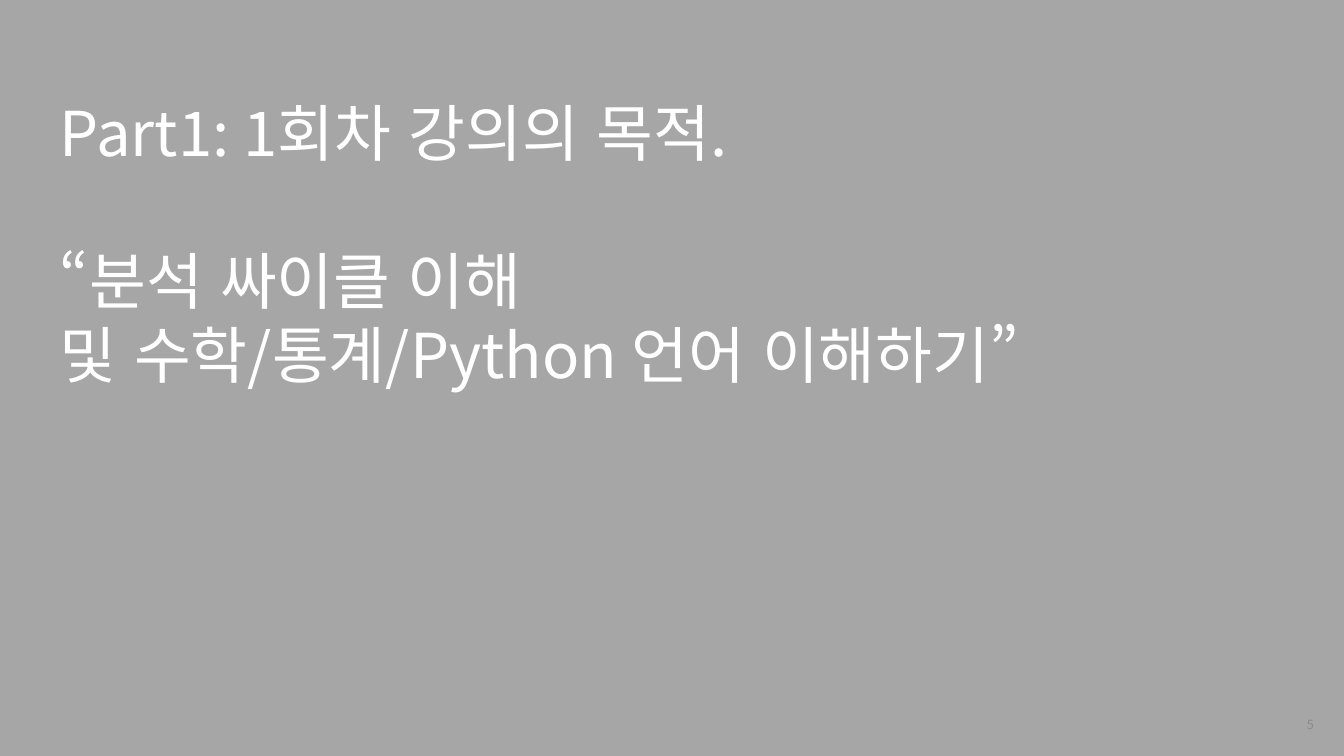
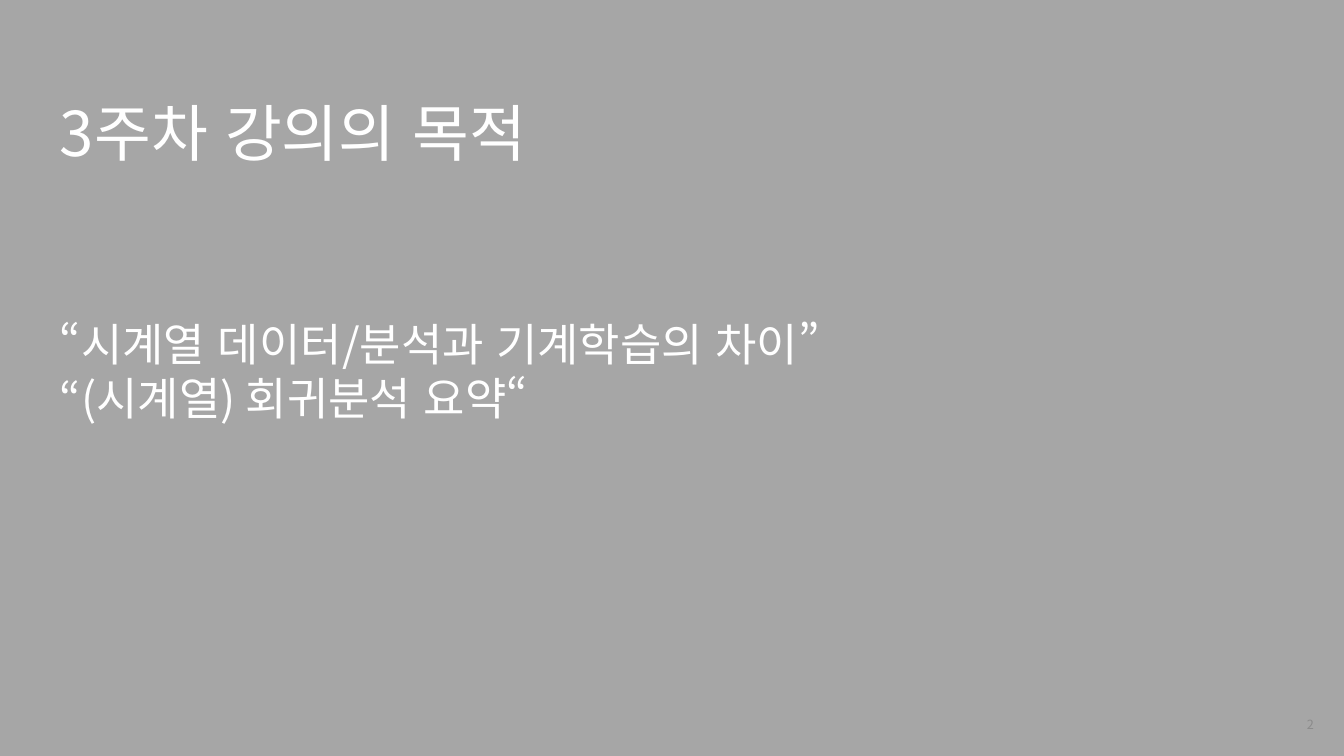
Before and after one commit to heycwkim/TimeSeriesAnalysis, a slide deck: slide 2 of Shared/[패스트캠퍼스] 3강의자료_김경원박사.pptx (slide 5 before the commit). Drawn at 1344x756 pixels with LibreOffice and Linux fonts; fonts in the diff are those of the drawing; background and template pictures are left out. Boxes give left, top, right and bottom in pixels: in the first picture for what was removed or moved away, otherwise in the second. Text is boxed around its words. In the diff, an @@ line names an element or a change of style, - is before the commit and + after.

```diff
--- a/Shared/[패스트캠퍼스] 3강의자료_김경원박사.pptx
+++ b/Shared/[패스트캠퍼스] 3강의자료_김경원박사.pptx
@@ text at <box>60,105,820,424</box>: text changed; size 44 to 32 pt @@
-Part1: 1회차 강의의 목적.
-“분석 싸이클 이해
-및 수학/통계/Python 언어 이해하기”
+3주차 강의의 목적
+“시계열 데이터/분석과 기계학습의 차이”
+“(시계열) 회귀분석 요약“
```
Also in this commit, not shown: 1 other slide changed, 27 slides added, 39 slides removed, 11 other files.
